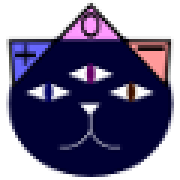
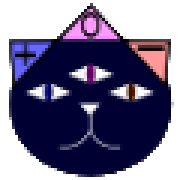
The second w=180, h=180 image is a revision of the first. Changes to its layers:
painted on "SBTCVMLOGO-COLOR1.png" over (6, 0, 174, 177)
hid "about.png" over (6, 0, 162, 177)
